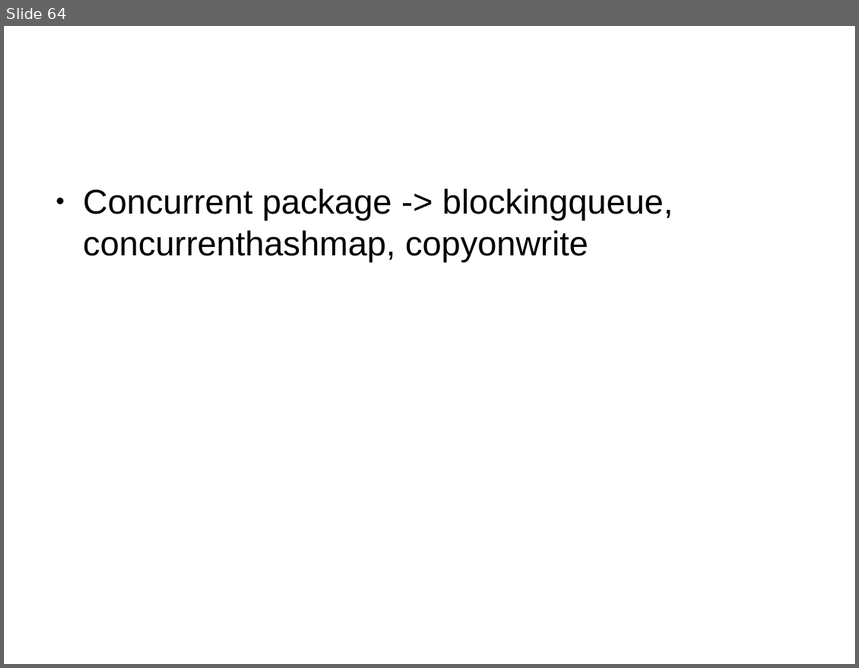
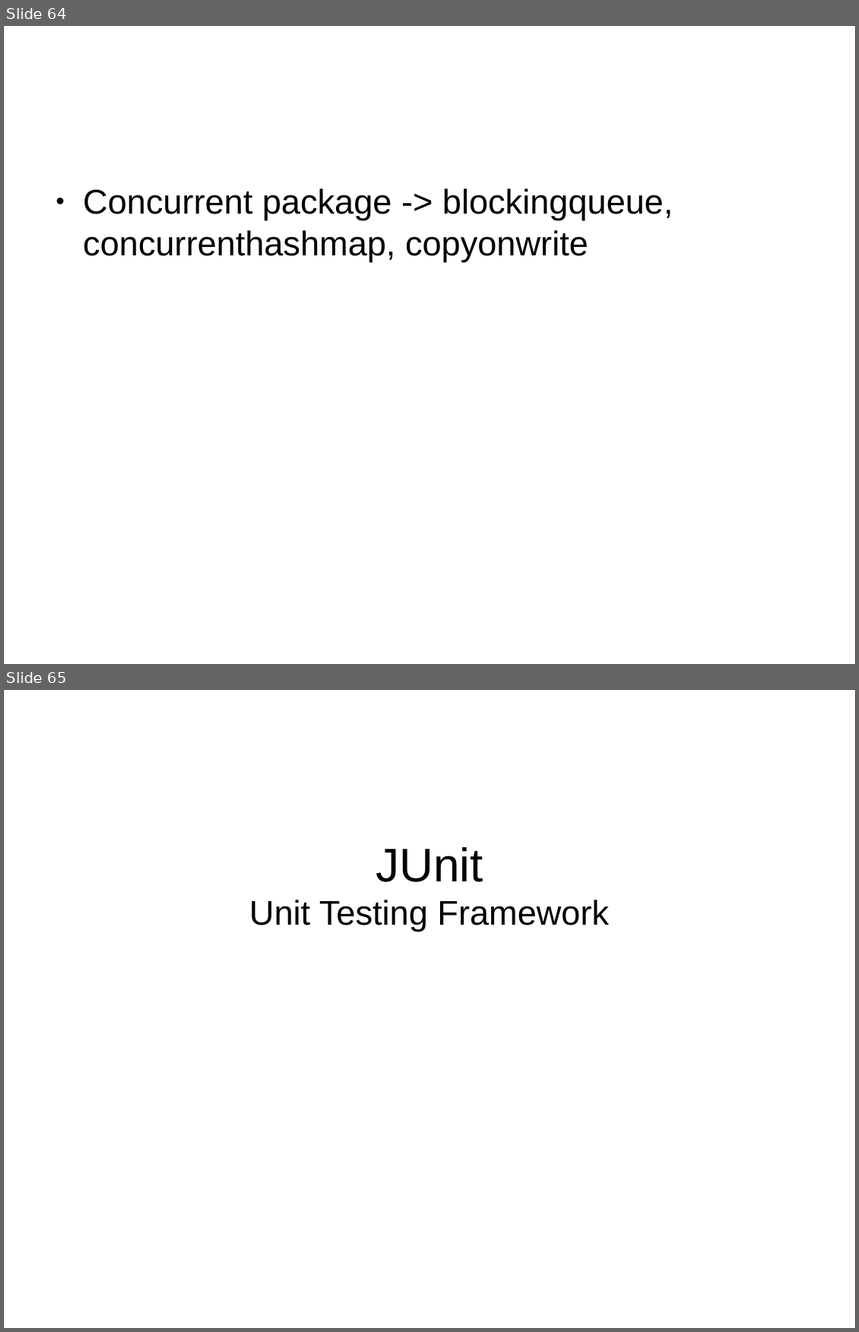
Before and after one commit to shikha-desai/Internship_PreWork, a slide deck: Java/Java_Notes.odp. Shown one above the other, each under a label of ours: slide 64 before the commit, slides 64 and 65 after it. The pictures are 859x668 and 859x1332 pixels, drawn with LibreOffice and Linux fonts; fonts in the diff are those of the drawing; background and template pictures are left out. Boxes give left, top, right and bottom in pixels: in the first picture for what was removed or moved away, otherwise in the second. Text is boxed around its words. In the diff, an @@ line names an element or a change of style, - is before the commit and + after.

```diff
--- a/Java/Java_Notes.odp
+++ b/Java/Java_Notes.odp
@@ slide 65 added at bbox=[4, 690, 855, 1328], background picture (left out) @@
@@ subtitle added at bbox=[249, 847, 609, 932], 32 pt, text #000000 @@
+JUnit
+Unit Testing Framework
```
Also in this commit, not shown: 1 other slide added, 5 other files.
